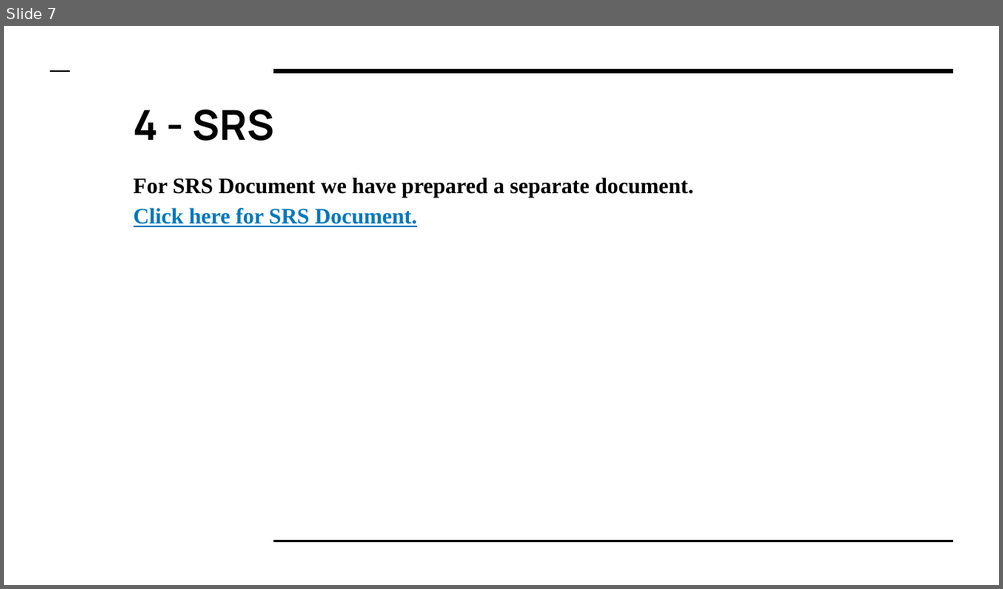
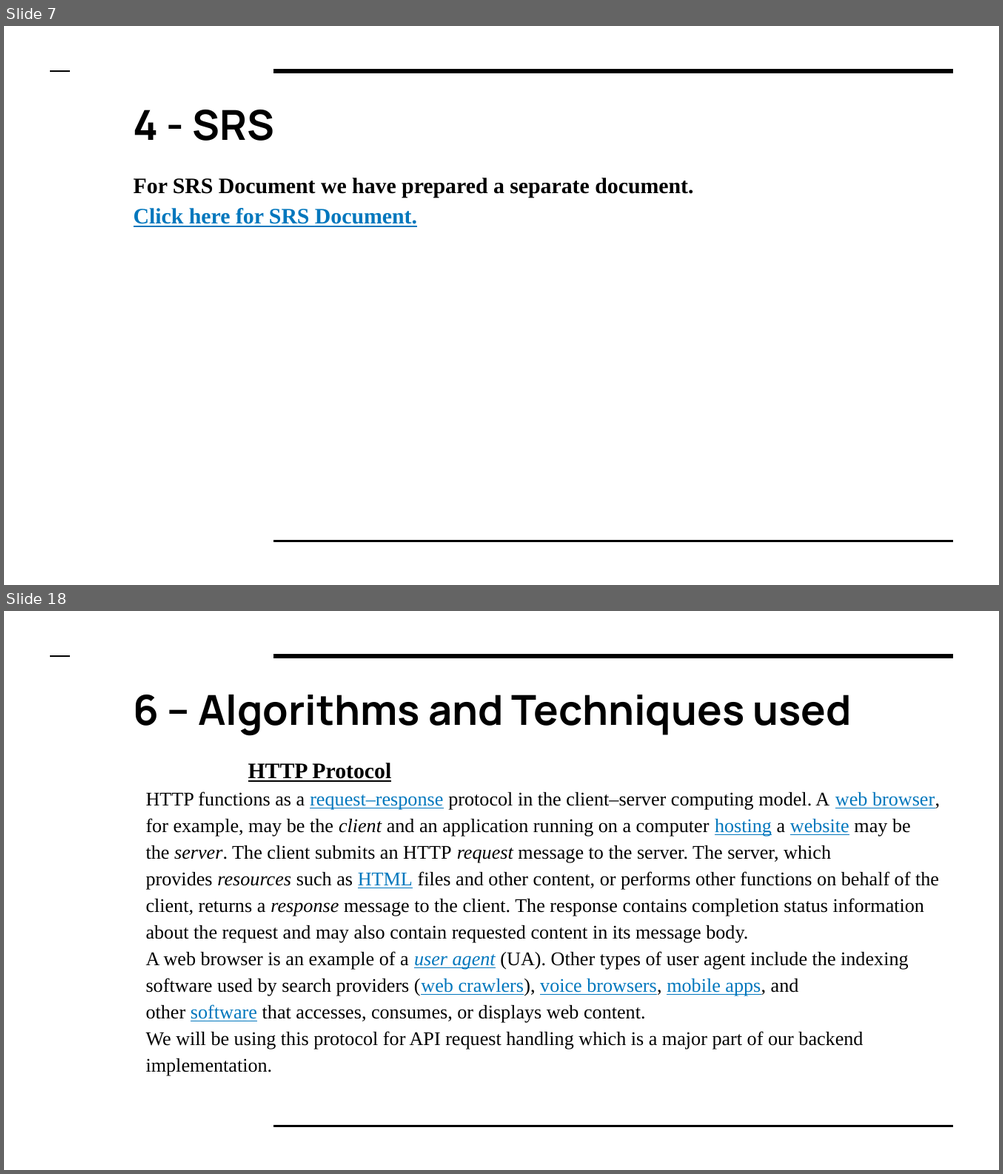
Before and after one commit to meetb007/kissan-bandhu, a slide deck: documents/kisaan Bandhu.pptx. Shown one above the other, each under a label of ours: slide 7 before the commit, slides 7 and 18 after it; the slides between them are not shown. The pictures are 1003x589 and 1003x1174 pixels, drawn with LibreOffice and Linux fonts; fonts in the diff are those of the drawing. Boxes give left, top, right and bottom in pixels: in the first picture for what was removed or moved away, otherwise in the second. Text is boxed around its words. In the diff, an @@ line names an element or a change of style, - is before the commit and + after.

```diff
--- a/documents/kisaan Bandhu.pptx
+++ b/documents/kisaan Bandhu.pptx
@@ slide 18 added at <box>4,611,999,1170</box>, background #FFFFFF; not listed: 3 template elements that a slide beside it also shows @@
@@ title added at <box>134,695,852,735</box>, 30 pt, text #000000, bold @@
+6 – Algorithms and Techniques used
@@ text added at <box>146,763,939,1076</box>, 14 pt, text #000000 @@
+    HTTP Protocol
+HTTP functions as a request–response protocol in the client–server computing model. A web browser, for example, may be the client and an application running on a computer hosting a website may be the server. The client submits an HTTP request message to the server. The server, which provides resources such as HTML files and other content, or performs other functions on behalf of the client, returns a response message to the client. The response contains completion status information about the request and may also contain requested content in its message body.
+A web browser is an example of a user agent (UA). Other types of user agent include the indexing software used by search providers (web crawlers), voice browsers, mobile apps, and other software that accesses, consumes, or displays web content.
+We will be using this protocol for API request handling which is a major part of our backend implementation.
```
Also in this commit, not shown: 8 slides changed, 12 other slides added, 6 other files.
